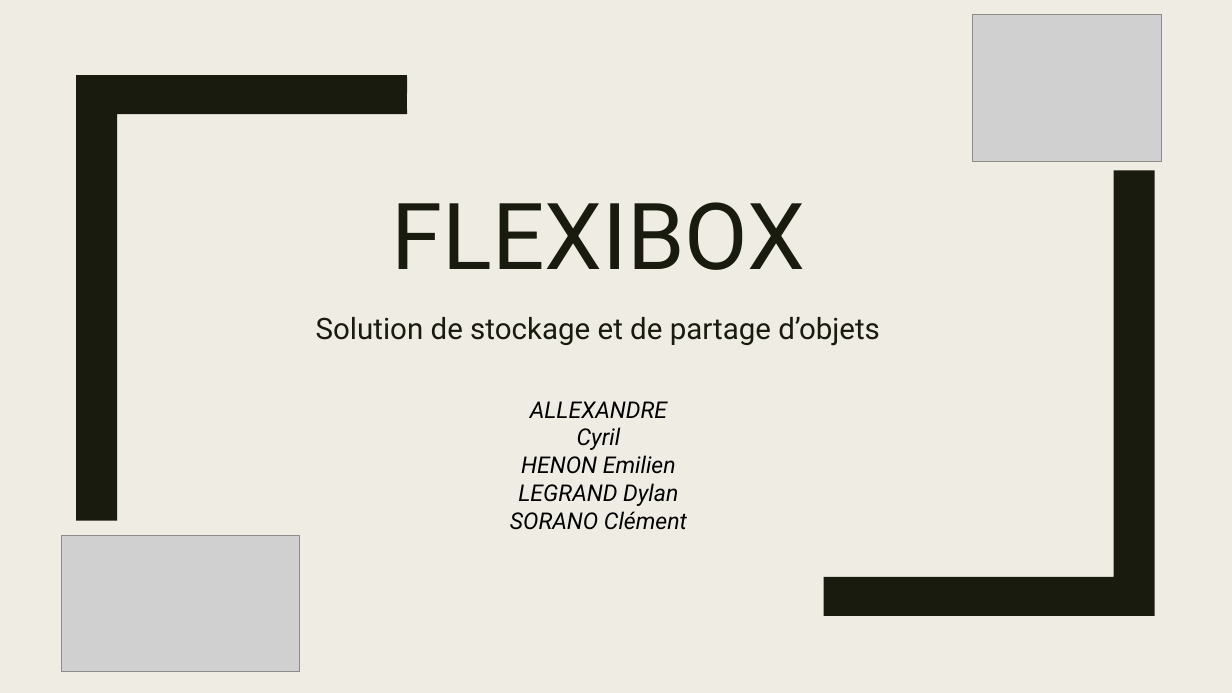
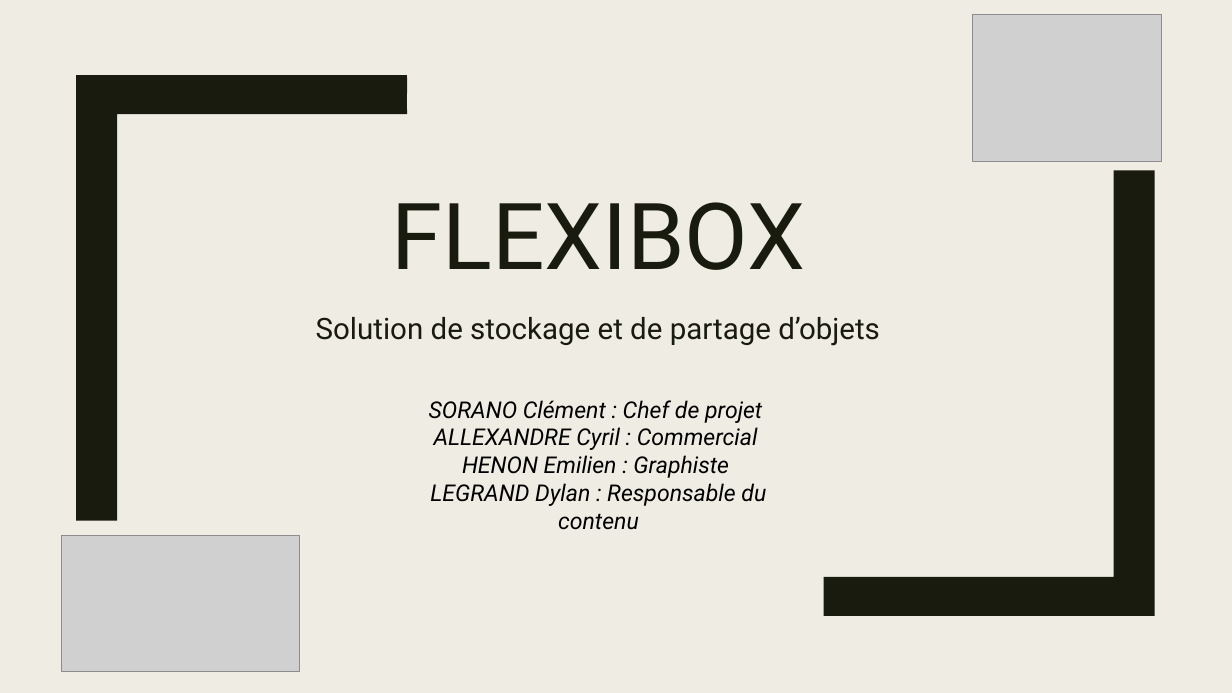
Before and after one commit to csorano/FlexiBox, a slide deck: slide 1 of Diaporama/Diaporama.pptx (slide 2 before the commit). Drawn at 1232x693 pixels with LibreOffice and Linux fonts; fonts in the diff are those of the drawing; grey boxes stand for pictures. Boxes give left, top, right and bottom in pixels: in the first picture for what was removed or moved away, otherwise in the second. Text is boxed around its words. In the diff, an @@ line names an element or a change of style, - is before the commit and + after.

```diff
--- a/Diaporama/Diaporama.pptx
+++ b/Diaporama/Diaporama.pptx
@@ text at <box>429,400,766,506</box>: text changed @@
-ALLEXANDRE Cyril
-HENON Emilien
-LEGRAND Dylan
-SORANO Clément
+SORANO Clément : Chef de projet
+ALLEXANDRE Cyril : Commercial
+HENON Emilien : Graphiste
+LEGRAND Dylan : Responsable du contenu
```
Also in this commit, not shown: 20 other slides changed, 1 slide removed, 7 other files.
